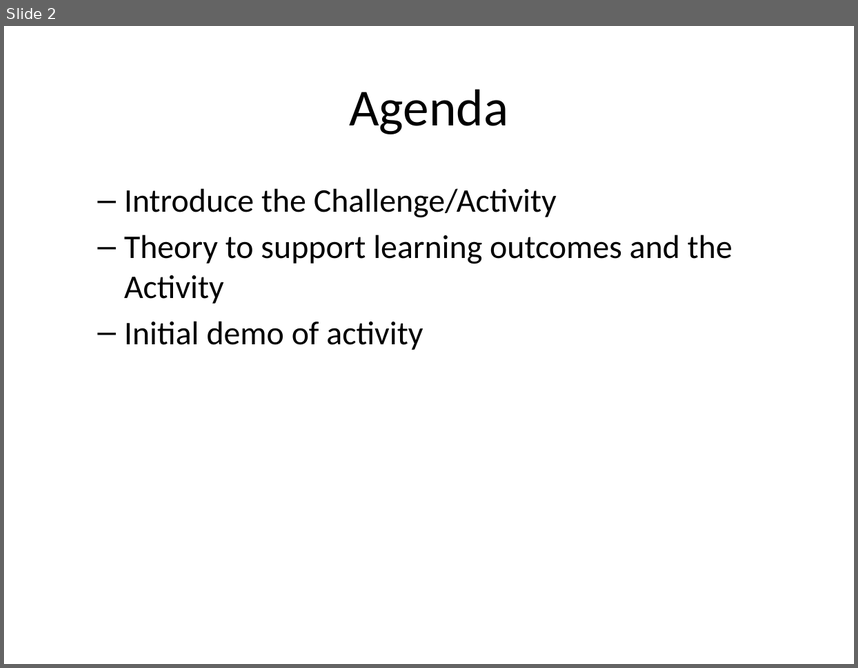
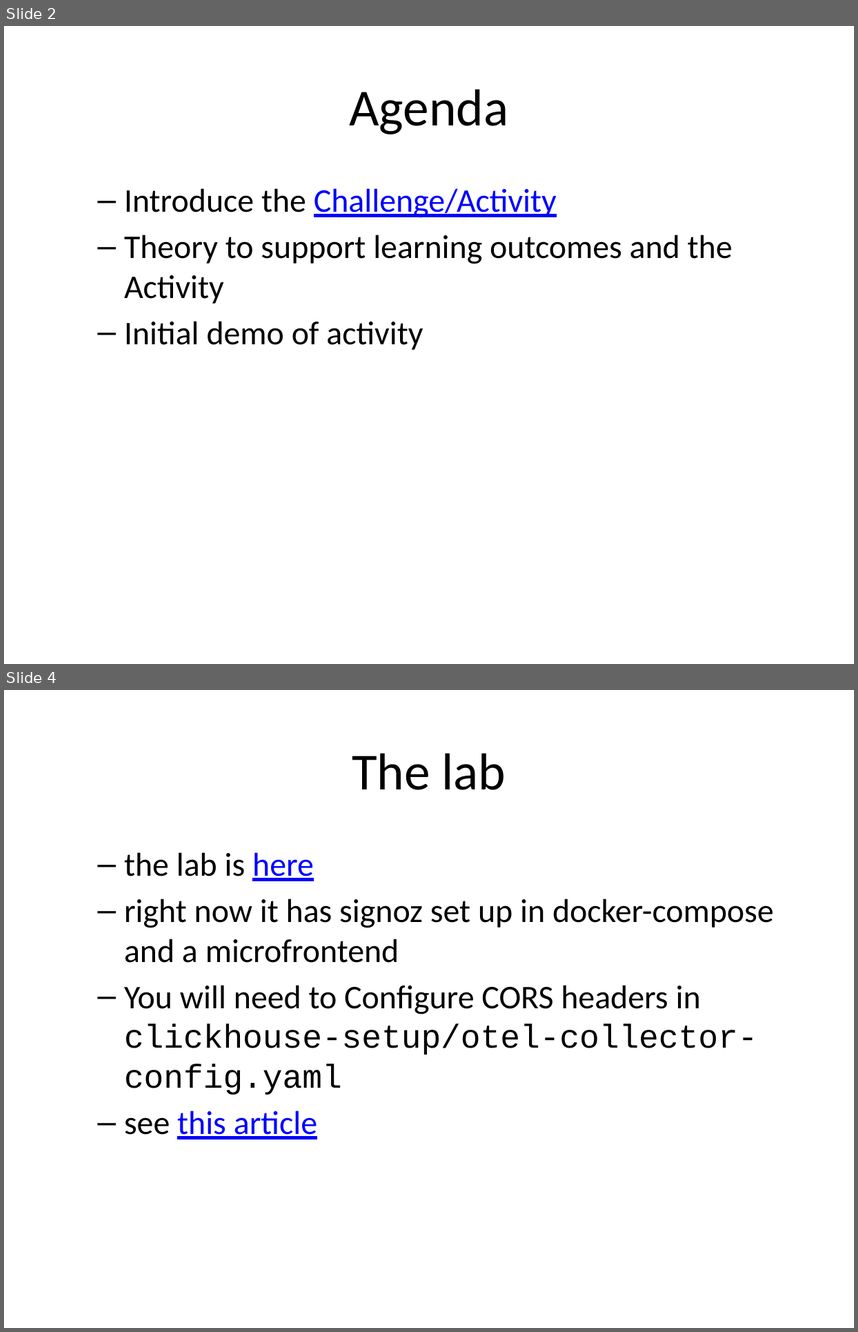
Before and after one commit to rhildred/INFO8985, a slide deck: microfrontend_log_appender/slides.pptx. Shown one above the other, each under a label of ours: slide 2 before the commit, slides 2 and 4 after it; the slides between them are not shown. The pictures are 858x668 and 858x1332 pixels, drawn with LibreOffice and Linux fonts; fonts in the diff are those of the drawing. Boxes give left, top, right and bottom in pixels: in the first picture for what was removed or moved away, otherwise in the second. Text is boxed around its words. In the diff, an @@ line names an element or a change of style, - is before the commit and + after.

```diff
--- a/microfrontend_log_appender/slides.pptx
+++ b/microfrontend_log_appender/slides.pptx
@@ slide 4 added at <box>4,690,854,1328</box>, background #FFFFFF @@
@@ title added at <box>352,753,506,790</box>, 44 pt, text #000000 @@
+The lab
@@ text added at <box>124,852,774,1139</box>, 28 pt, text #000000 @@
+  – the lab is here
+  – right now it has signoz set up in docker-compose and a microfrontend
+  – You will need to Configure CORS headers in clickhouse-setup/otel-collector-config.yaml
+  – see this article
@@ slide 2 changed as well @@
@@ text at <box>124,188,557,218</box>: text colour #000000 to #0000FF, underline on in "Challenge/Activity" @@
```
Also in this commit, not shown: 3 other slides added, 1 slide removed, 11 other files.
